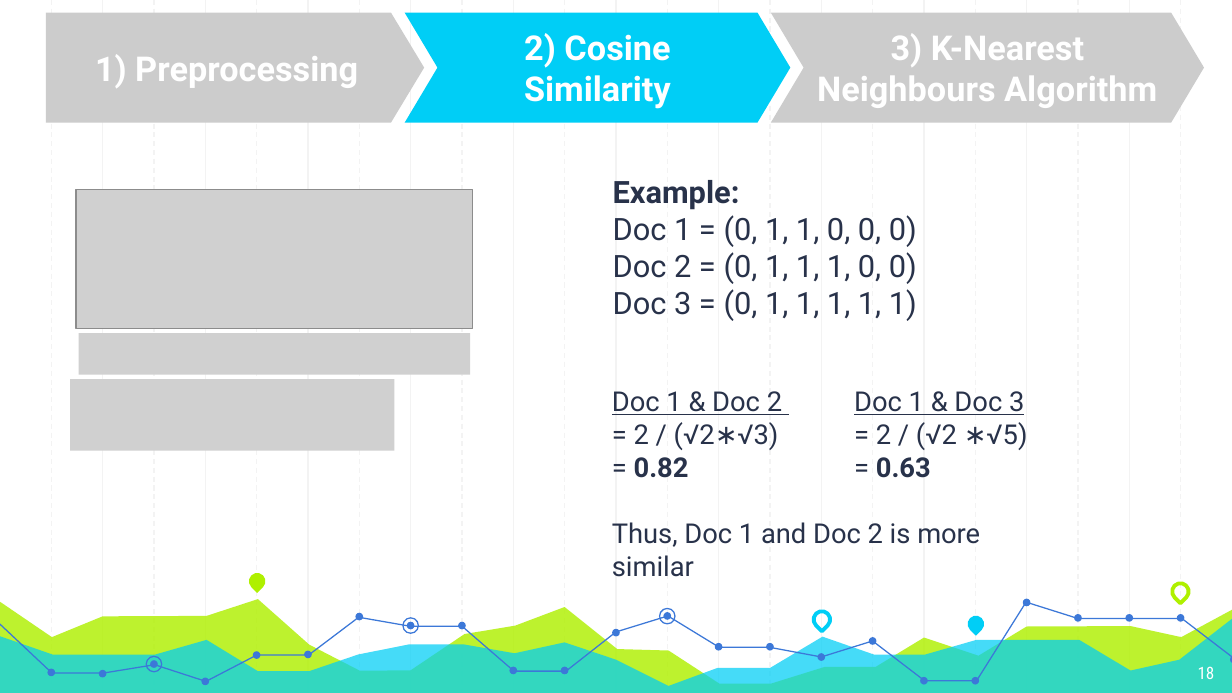
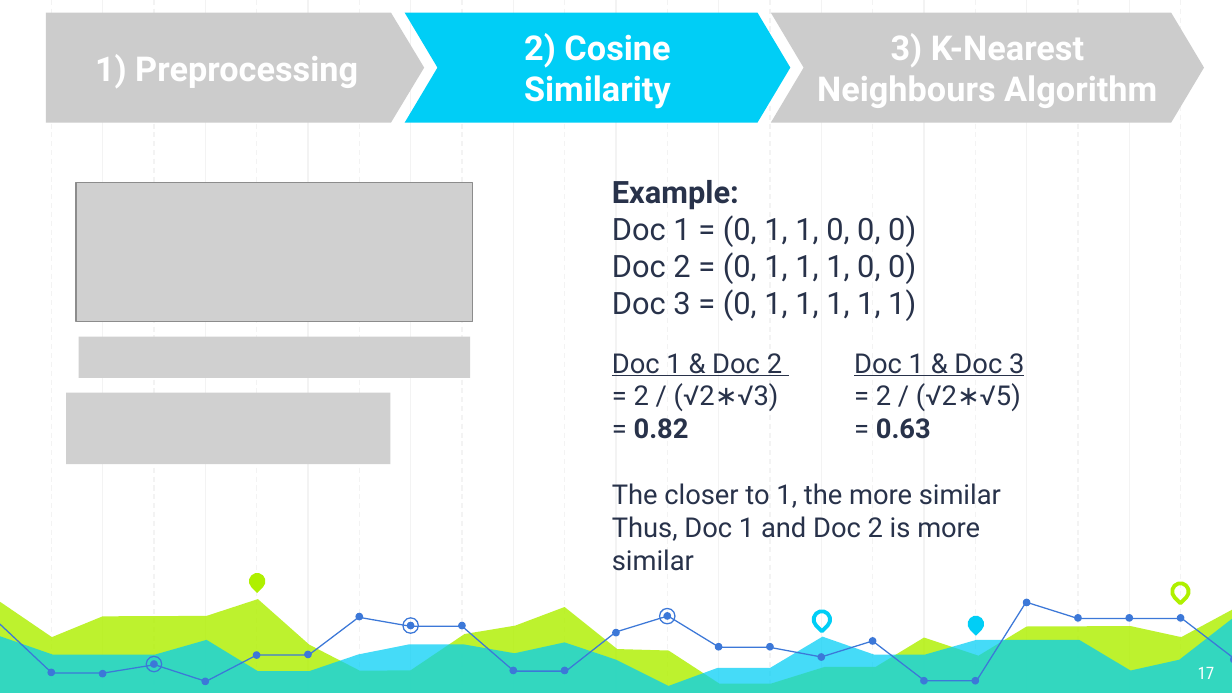
Before and after one commit to Andyayk/app, a slide deck: slide 17 of Graph Based Search Version 2.pptx (slide 18 before the commit). Drawn at 1232x693 pixels with LibreOffice and Linux fonts; fonts in the diff are those of the drawing; grey boxes stand for pictures. Boxes give left, top, right and bottom in pixels: in the first picture for what was removed or moved away, otherwise in the second. Text is boxed around its words. In the diff, an @@ line names an element or a change of style, - is before the commit and + after.

```diff
--- a/Graph Based Search Version 2.pptx
+++ b/Graph Based Search Version 2.pptx
@@ picture: place and size @@
-picture at box(76, 190, 473, 329)
+picture at box(76, 182, 473, 322)
@@ text "Doc 1 & Doc 2": place and size @@
-text "Doc 1 & Doc 2" at box(612, 391, 980, 577)
+text "Doc 1 & Doc 2" at box(612, 353, 1001, 541)
@@ text "Doc 1 & Doc 3": place and size @@
-text "Doc 1 & Doc 3" at box(854, 391, 1027, 478)
+text "Doc 1 & Doc 3" at box(854, 353, 1024, 439)
@@ text at box(876, 383, 1021, 411): spaces changed @@
-  = 2 / (√2 ∗√5)
+  = 2 / (√2∗√5)
@@ picture: place and size @@
-picture at box(70, 379, 394, 451)
+picture at box(67, 393, 391, 464)
@@ text at box(612, 483, 1001, 508): paragraph added @@
+  The closer to 1, the more similar
@@ page number at box(1198, 667, 1215, 679): text changed @@
-18
+17
```
Also in this commit, not shown: 9 other slides changed.
